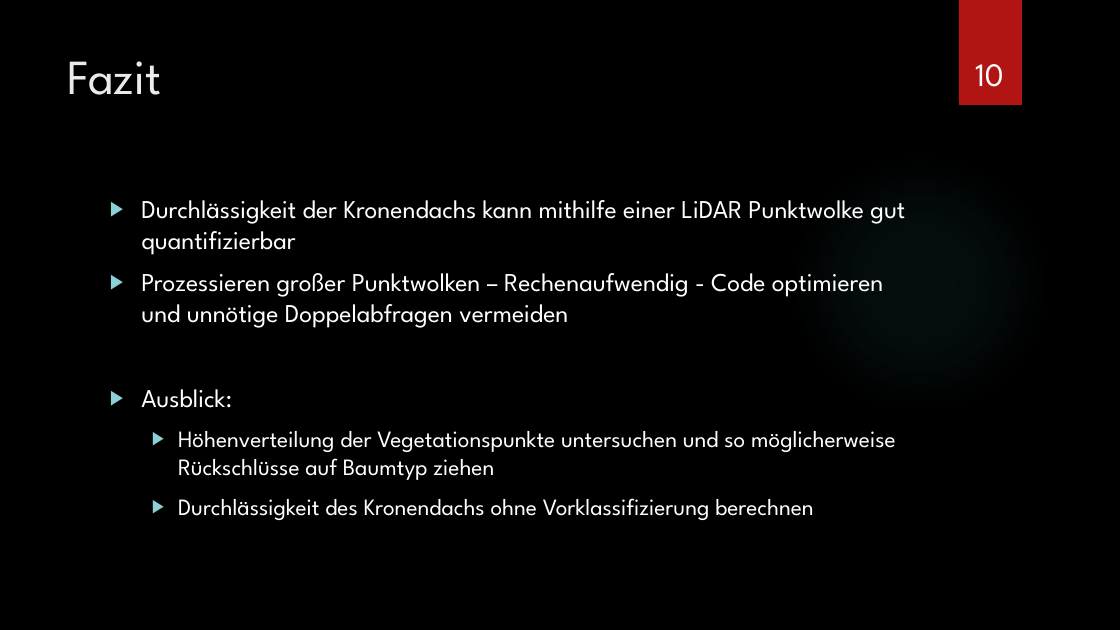
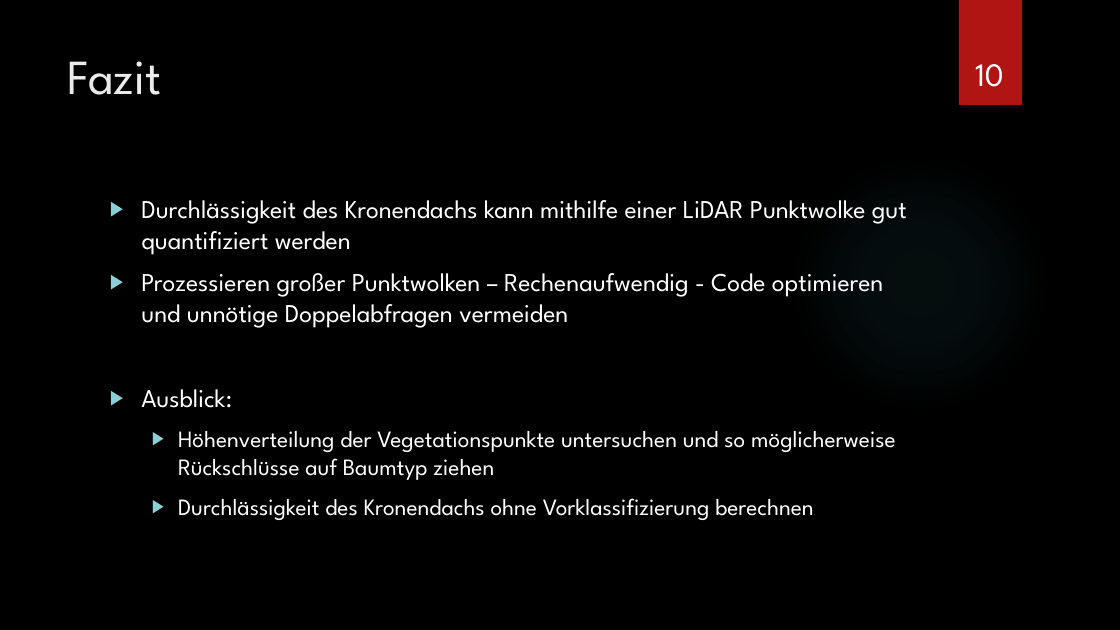
Before and after one commit to PythonThema4/kronendach, a slide deck: slide 10 of Kronendach-Durchlässigkeit.pptx. Drawn at 1120x630 pixels with LibreOffice and Linux fonts; fonts in the diff are those of the drawing; background and template pictures are left out. Boxes give left, top, right and bottom in pixels: in the first picture for what was removed or moved away, otherwise in the second. Text is boxed around its words. In the diff, an @@ line names an element or a change of style, - is before the commit and + after.

Commit message:
paraesentation geaendert

```diff
--- a/Kronendach-Durchlässigkeit.pptx
+++ b/Kronendach-Durchlässigkeit.pptx
@@ text at (141, 200, 907, 255): text changed @@
-▶ Durchlässigkeit der Kronendachs kann mithilfe einer LiDAR Punktwolke gut quantifizierbar
+▶ Durchlässigkeit des Kronendachs kann mithilfe einer LiDAR Punktwolke gut quantifiziert werden
```
